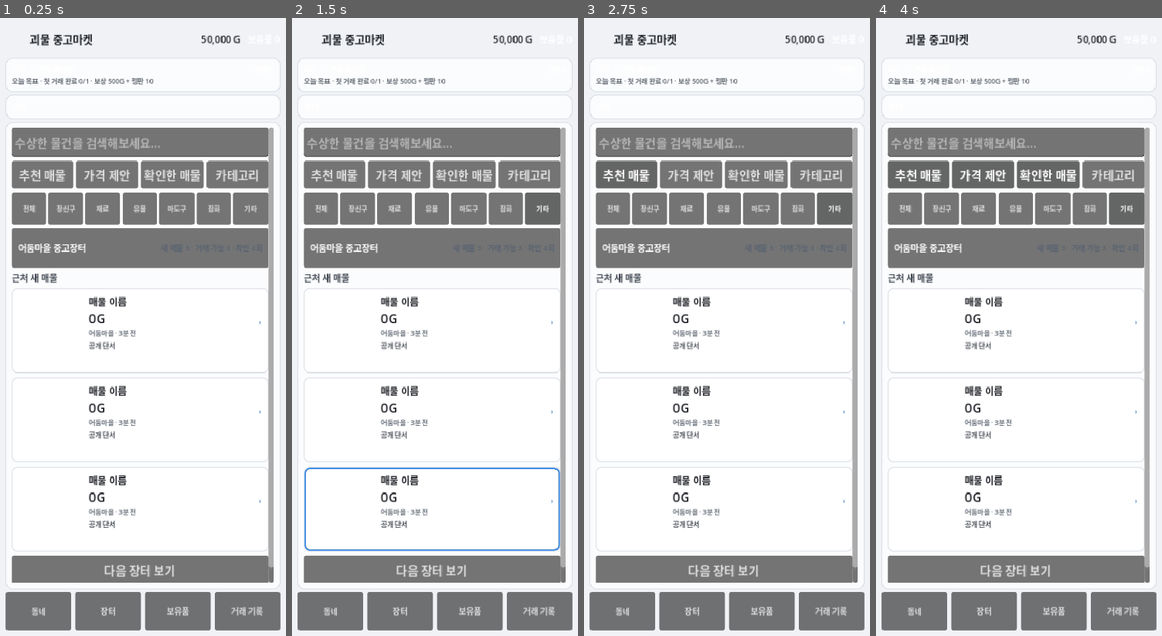
Above: before the commit, frames 1-4 (left to right).
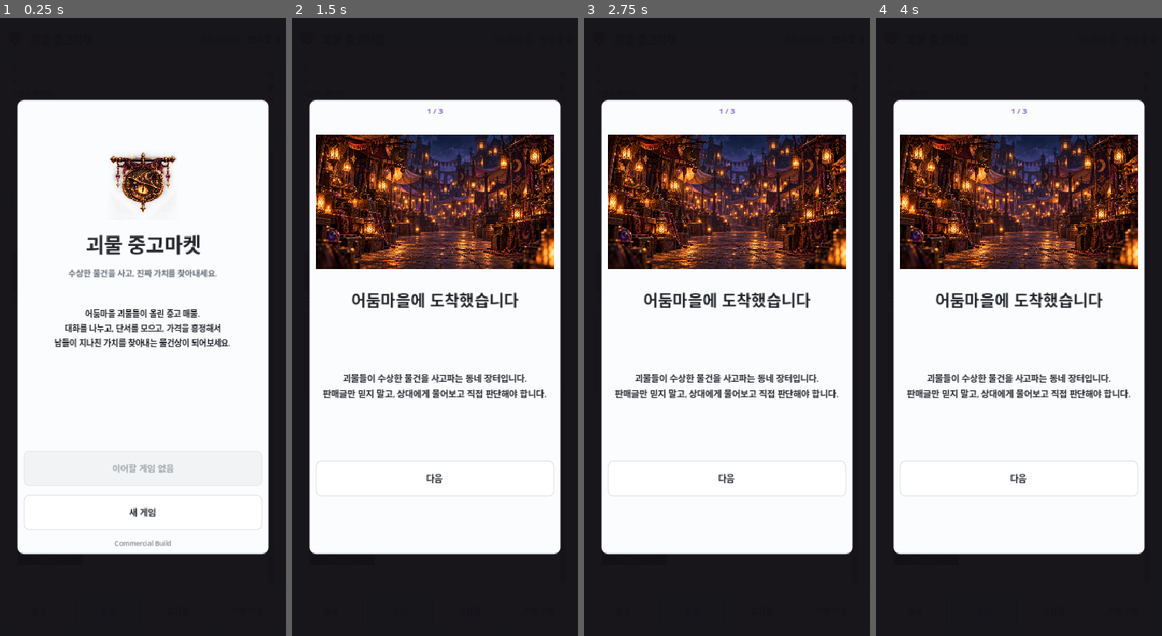
Above: after the commit, the same moments.

Repository: Queenrain9/monster-used-market
Game: Godot game, scene res://scenes/main.tscn
The game is run twice, just before and just after one commit, with the same random seed, the same clock (stepped at 60 frames per second) and the same inputs.
Inputs (mouse positions are in pixels of both pictures, inside the frame that each line leads up to):
- Up to frame 1 (0.25 s): no input
- Up to frame 2 (1.5 s): click "기타" at 0.5 s; click (435, 512) at 1.25 s, where only the run after the commit has a clickable "새 게임"
- Up to frame 3 (2.75 s): click "추천 매물" at 2 s
- Up to frame 4 (4 s): click "가격 제안" at 2.75 s; click "확인한 매물" at 3.5 s

The runs differ from the first frame. In frame 1, 58% of the frame differs, in the area x 0-100%, y 0-100%; in frame 2, 60%; in frame 3, 60%; in frame 4, 60%.
Error before the commit: Parse Error: Identifier "_go_collection" not declared in the current scope. (res://scripts/main.gd:461)

Commit message:
feat: implement codex sets achievements and long-term collection goals

Diff:
--- a/scripts/main.gd
+++ b/scripts/main.gd
@@ -1110,6 +1110,334 @@
 	var district_index = _district_index_for_seller(seller_id)
 	if district_index >= 0:
 		_enter_district(district_index)
+
+
+func _default_collection_record() -> Dictionary:
+	return {
+		"discovered":false,
+		"appraisals":0,
+		"sales":0,
+		"states":[],
+		"highest_rarity":"",
+		"best_profit":0,
+		"total_profit":0,
+		"last_day":0
+	}
+
+
+func _collection_record(item_id: String) -> Dictionary:
+	var base = _default_collection_record()
+	var raw = collection_records.get(item_id, {})
+	if typeof(raw) == TYPE_DICTIONARY:
+		for key in base.keys():
+			if raw.has(key):
+				base[key] = raw[key]
+	base["appraisals"] = max(0, int(base["appraisals"]))
+	base["sales"] = max(0, int(base["sales"]))
+	base["best_profit"] = int(base["best_profit"])
+	base["total_profit"] = int(base["total_profit"])
+	base["last_day"] = max(0, int(base["last_day"]))
+	var normalized_states: Array = []
+	for state_value in base.get("states", []):
+		var state_text = str(state_value)
+		if state_text in ["진품", "모조품", "결함품"] and not normalized_states.has(state_text):
+			normalized_states.append(state_text)
+	base["states"] = normalized_states
+	return base
+
+
+func _rarity_rank(rarity: String) -> int:
+	var order = ["", "일반", "고급", "희귀", "영웅", "전설"]
+	return order.find(rarity)
+
+
+func _record_collection_discovery(listing: Dictionary, source: String, profit: int = 0, grant_rewards: bool = true) -> Dictionary:
+	var item_id = str(listing.get("item_id", ""))
+	if item_id.is_empty():
+		return {}
+	var record = _collection_record(item_id)
+	record["discovered"] = true
+	var actual_state = str(listing.get("state", ""))
+	if actual_state in ["진품", "모조품", "결함품"] and not record["states"].has(actual_state):
+		record["states"].append(actual_state)
+	var rarity = str(listing.get("rarity", ""))
+	if _rarity_rank(rarity) > _rarity_rank(str(record.get("highest_rarity", ""))):
+		record["highest_rarity"] = rarity
+	if source == "appraisal":
+		record["appraisals"] = int(record["appraisals"]) + 1
+	elif source == "sale":
+		record["sales"] = int(record["sales"]) + 1
+		record["total_profit"] = int(record["total_profit"]) + profit
+		record["best_profit"] = max(int(record["best_profit"]), profit)
+	record["last_day"] = merchant_day
+	collection_records[item_id] = record
+
+	_refresh_collection_achievements()
+	var reward = {"gold":0, "reputation":0, "goals":[]}
+	if grant_rewards:
+		reward = _claim_completed_collection_goals()
+		if int(reward["gold"]) > 0 or int(reward["reputation"]) > 0:
+			last_collection_reward = "수집 목표 보상 · +%sG · 평판 +%d" % [
+				_money(int(reward["gold"])),
+				int(reward["reputation"])
+			]
+		else:
+			last_collection_reward = ""
+		_update_header()
+	return reward
+
+
+func _collection_discovered_count() -> int:
+	var count = 0
+	for item in Content.ITEMS:
+		if bool(_collection_record(str(item.get("id", ""))).get("discovered", false)):
+			count += 1
+	return count
+
+
+func _collection_discovered_states() -> Array:
+	var result: Array = []
+	for item_id in collection_records.keys():
+		for state_value in _collection_record(str(item_id)).get("states", []):
+			var state_text = str(state_value)
+			if not result.has(state_text):
+				result.append(state_text)
+	return result
+
+
+func _collection_total_profit() -> int:
+	var total = 0
+	for item_id in collection_records.keys():
+		total += int(_collection_record(str(item_id)).get("total_profit", 0))
+	return total
+
+
+func _collection_set_progress(set_data: Dictionary) -> int:
+	var progress = 0
+	for item_id_value in set_data.get("item_ids", []):
+		if bool(_collection_record(str(item_id_value)).get("discovered", false)):
+			progress += 1
+	return progress
+
+
+func _completed_collection_sets() -> int:
+	var completed = 0
+	for set_data in Content.COLLECTION_SETS:
+		var ids: Array = set_data.get("item_ids", [])
+		if not ids.is_empty() and _collection_set_progress(set_data) >= ids.size():
+			completed += 1
+	return completed
+
+
+func _collection_goal_progress(goal: Dictionary) -> int:
+	match str(goal.get("kind", "")):
+		"items":
+			return _collection_discovered_count()
+		"sets":
+			return _completed_collection_sets()
+		_:
+			return 0
+
+
+func _claim_completed_collection_goals() -> Dictionary:
+	var reward_gold = 0
+	var reward_reputation = 0
+	var claimed: Array = []
+	for goal in Content.LONG_TERM_GOALS:
+		var goal_id = str(goal.get("id", ""))
+		if bool(collection_goal_claimed.get(goal_id, false)):
+			continue
+		if _collection_goal_progress(goal) < int(goal.get("target", 0)):
+			continue
+		collection_goal_claimed[goal_id] = true
+		var goal_gold = int(goal.get("reward_gold", 0))
+		var goal_rep = int(goal.get("reward_reputation", 0))
+		reward_gold += goal_gold
+		reward_reputation += goal_rep
+		claimed.append(goal_id)
+	gold += reward_gold
+	merchant_reputation += reward_reputation
+	return {"gold":reward_gold, "reputation":reward_reputation, "goals":claimed}
+
+
+func _achievement_condition(achievement_id: String) -> bool:
+	match achievement_id:
+		"first_truth":
+			return _collection_discovered_count() >= 1
+		"three_states":
+			return _collection_discovered_states().size() >= 3
+		"six_items":
+			return _collection_discovered_count() >= 6
+		"one_set":
+			return _completed_collection_sets() >= 1
+		"all_items":
+			return _collection_discovered_count() >= Content.ITEMS.size()
+		"trusted_seller":
+			for seller_id in seller_relationships.keys():
+				if int(_seller_relationship(str(seller_id)).get("points", 0)) >= 12:
+					return true
+			return false
+		"profit_10000":
+			return _collection_total_profit() >= 10000
+		_:
+			return false
+
+
+func _refresh_collection_achievements() -> void:
+	for achievement in Content.ACHIEVEMENTS:
+		var achievement_id = str(achievement.get("id", ""))
+		if achievement_unlocks.has(achievement_id):
+			continue
+		if _achievement_condition(achievement_id):
+			achievement_unlocks[achievement_id] = merchant_day
+
+
+func _migrate_legacy_collection_without_rewards() -> void:
+	if not collection_records.is_empty():
+		_refresh_collection_achievements()
+		return
+	var item_id = str(last_result_record.get("item_id", ""))
+	if not item_id.is_empty():
+		var listing = {
+			"item_id":item_id,
+			"state":str(last_result_record.get("state", "")),
+			"rarity":str(last_result_record.get("rarity", ""))
+		}
+		_record_collection_discovery(listing, "sale", int(last_result_record.get("profit", 0)), false)
+	for legacy_entry in rare_items:
+		var legacy_text = str(legacy_entry)
+		for item in Content.ITEMS:
+			var legacy_listing = {"item_id":str(item.get("id", "")), "name":str(item.get("name", ""))}
+			var display_name = Art.item_name(legacy_listing)
+			if legacy_text.begins_with(display_name):
+				var record = _collection_record(str(item.get("id", "")))
+				record["discovered"] = true
+				for rarity in ["전설", "영웅", "희귀", "고급", "일반"]:
+					if legacy_text.contains(rarity):
+						record["highest_rarity"] = rarity
+						break
+				collection_records[str(item.get("id", ""))] = record
+	_refresh_collection_achievements()
+
+
+func _go_collection() -> void:
+	current_stage = "collection"
+	_render_collection()
+	_show_panel(collection_panel)
+	_set_status("감정하거나 거래를 끝낸 물건의 정체와 장기 수집 목표를 확인하세요.")
+	_save_game()
+
+
+func _collection_item_selected(index: int) -> void:
+	selected_collection_index = clamp(index, 0, max(0, Content.ITEMS.size() - 1))
+	_render_collection_detail()
+	_save_game()
+
+
+func _render_collection() -> void:
+	_refresh_collection_achievements()
+	var discovered_count = _collection_discovered_count()
+	var total_items = Content.ITEMS.size()
+	collection_completion_label.text = "%d / %d" % [discovered_count, total_items]
+	var states = _collection_discovered_states()
+	collection_summary_text.text = "도감 %d/%d · 실제 상태 %d/3 · 완성 세트 %d/%d\n거래 누적 순이익 %s" % [
+		discovered_count,
+		total_items,
+		states.size(),
+		_completed_collection_sets(),
+		Content.COLLECTION_SETS.size(),
+		_signed_money(_collection_total_profit())
+	]
+
+	collection_item_list.clear()
+	for item in Content.ITEMS:
+		var item_id = str(item.get("id", ""))
+		var record = _collection_record(item_id)
+		var discovered = bool(record.get("discovered", false))
+		var listing = {"item_id":item_id, "name":str(item.get("name", ""))}
+		var label = "%s · %s" % [
+			Art.item_name(listing) if discovered else "???",
+			(str(record.get("highest_rarity", "기록됨")) if discovered else "미발견")
+		]
+		var icon = Art.texture_for("items", item_id) if discovered else Art.texture_for("ui", "fallback")
+		collection_item_list.add_item(label, icon, true)
+	selected_collection_index = clamp(selected_collection_index, 0, max(0, Content.ITEMS.size() - 1))
+	if collection_item_list.item_count > 0:
+		collection_item_list.select(selected_collection_index)
+	_render_collection_detail()
+
+	var set_lines: Array = []
+	for set_data in Content.COLLECTION_SETS:
+		var progress = _collection_set_progress(set_data)
+		var total = set_data.get("item_ids", []).size()
+		set_lines.append("%s %s %d/%d · %s" % [
+			"✓" if progress >= total else "•",
+			str(set_data.get("name", "세트")),
+			progress,
+			total,
+			str(set_data.get("description", ""))
+		])
+	collection_sets_text.text = "\n".join(set_lines)
+
+	var goal_lines: Array = []
+	for goal in Content.LONG_TERM_GOALS:
+		var progress = _collection_goal_progress(goal)
+		var target = int(goal.get("target", 0))
+		var claimed = bool(collection_goal_claimed.get(str(goal.get("id", "")), false))
+		goal_lines.append("%s %s · %d/%d · 보상 %sG + 평판 %d" % [
+			"✓" if claimed else "•",
+			str(goal.get("name", "장기 목표")),
+			min(progress, target),
+			target,
+			_money(int(goal.get("reward_gold", 0))),
+			int(goal.get("reward_reputation", 0))
+		])
+	collection_goals_text.text = "\n".join(goal_lines)
+
+	var achievement_lines: Array = []
+	for achievement in Content.ACHIEVEMENTS:
+		var achievement_id = str(achievement.get("id", ""))
+		var unlocked = achievement_unlocks.has(achievement_id)
+		var suffix = " · DAY %d" % int(achievement_unlocks[achievement_id]) if unlocked else ""
+		achievement_lines.append("%s %s%s\n  %s" % [
+			"✓" if unlocked else "□",
+			str(achievement.get("name", "업적")),
+			suffix,
+			str(achievement.get("description", ""))
+		])
+	collection_achievements_text.text = "\n".join(achievement_lines)
+
+
+func _render_collection_detail() -> void:
+	if Content.ITEMS.is_empty():
+		return
+	var item: Dictionary = Content.ITEMS[selected_collection_index]
+	var item_id = str(item.get("id", ""))
+	var record = _collection_record(item_id)
+	var discovered = bool(record.get("discovered", false))
+	if not discovered:
+		collection_item_art.texture = Art.texture_for("ui", "fallback")
+		collection_item_name.text = "???"
+		collection_item_status.text = "미발견"
+		collection_detail_text.text = "전문 감정을 받거나 거래를 끝내 실제 정체를 확인하면 이 물건이 수집 장부에 기록됩니다."
+		return
+
+	var listing = {"item_id":item_id, "name":str(item.get("name", ""))}
+	collection_item_art.texture = Art.texture_for("items", item_id)
+	collection_item_name.text = Art.item_name(listing)
+	var states: Array = record.get("states", [])
+	collection_item_status.text = "%s · %s" % [
+		str(item.get("category", "기타")),
+		str(record.get("highest_rarity", "희귀도 미기록"))
+	]
+	collection_detail_text.text = "발견한 실제 상태 · %s\n전문 감정 %d회 · 판매 완료 %d회\n최고 거래 수익 %s · 누적 %s\n마지막 기록 DAY %d" % [
+		(" · ".join(states) if not states.is_empty() else "아직 상태 기록 없음"),
+		int(record.get("appraisals", 0)),
+		int(record.get("sales", 0)),
+		_signed_money(int(record.get("best_profit", 0))),
+		_signed_money(int(record.get("total_profit", 0))),
+		int(record.get("last_day", 0))
+	]
 
 
 func _buy_upgrade(index: int) -> void:
